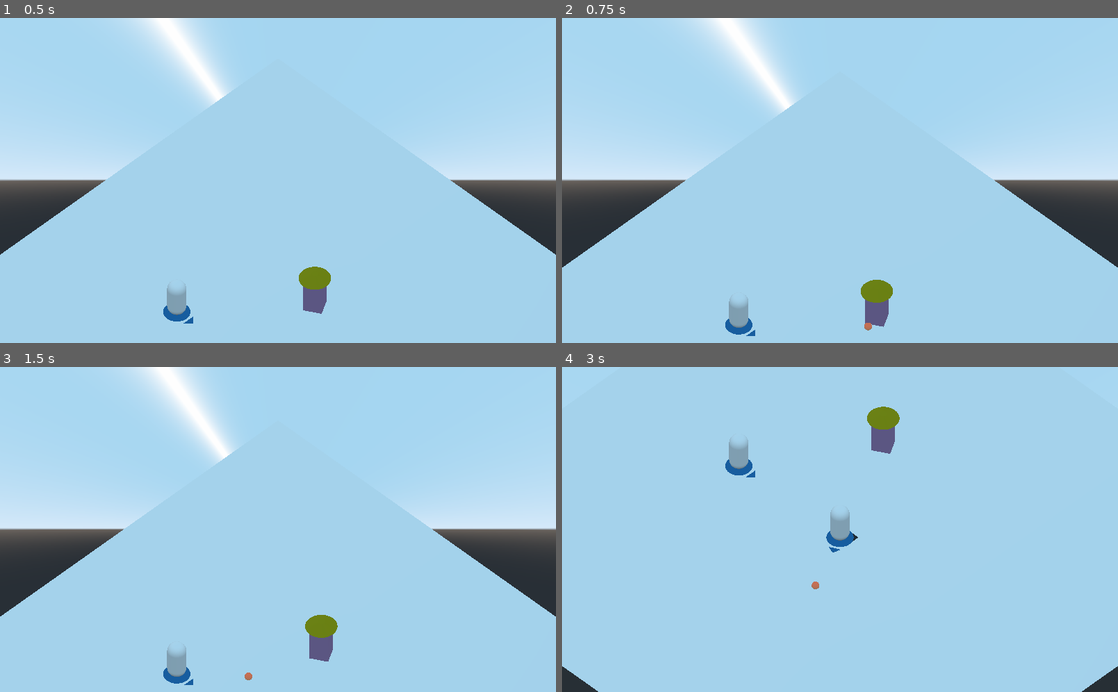
Above: before the commit, frames 1-4 (two rows, left to right).
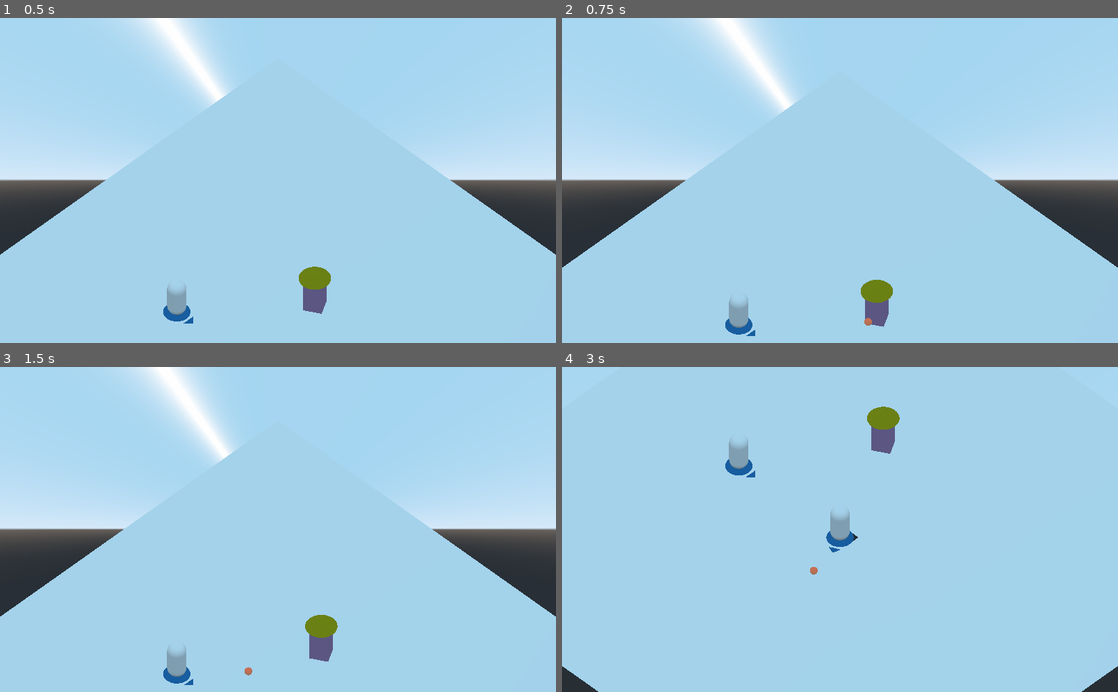
Above: after the commit, the same moments.

Repository: 2BytesGoat/godot-games
Game: Godot game, scene res://World.tscn
Two runs of this game, one before a commit and one after it. Both use one fixed random seed, a clock stepped at 60 frames per second and the inputs below.
Inputs (mouse positions are in pixels of both pictures, inside the frame that each line leads up to):
- Up to frame 1 (0.5 s): no input
- Up to frame 2 (0.75 s): move the mouse to (962, 164) at 0.52 s; tap Q (cast_spell_1) at 0.6 s
- Up to frame 3 (1.5 s): tap Enter at 1.25 s; move the mouse to (166, 545) at 1.27 s; tap Q (cast_spell_1) at 1.35 s
- Up to frame 4 (3 s): move the mouse to (895, 458) at 2.02 s; right-click (895, 458) at 2.1 s; tap Q (cast_spell_1) at 2.3, 2.85 s; tap Space at 2.75 s; move the mouse to (812, 594) at 2.77 s

Frame 1 is identical in both runs. In frame 2, less than 0.1% of the frame differs, in the area x 54-56%, y 92-97%; in frame 3, less than 0.1%; in frame 4, less than 0.1%, in the area x 44-47%, y 61-69%.

Commit message:
Update - shooting projectile straight in front rather than on ground

Diff:
--- a/IHasMagic/Player/Player.gd
+++ b/IHasMagic/Player/Player.gd
@@ -26,7 +26,7 @@
 	update_orientation(target_pos)
 	var new_projectile = Projectile.instance()
 	projectile_spwan.add_child(new_projectile)
-	new_projectile.look_at(target_pos, Vector3.UP)
+	target_pos.y = global_transform.origin.y
 	new_projectile.launch()
 
 func _physics_process(delta):
--- a/IHasMagic/Player/PlayerCamera.gd
+++ b/IHasMagic/Player/PlayerCamera.gd
@@ -6,7 +6,6 @@
 const world_colision_mask = 1
 const player_colision_mask = 10
 const enemy_colision_mask = 100
-const all_colision_mask = 111
 const spawn_point = Vector3(0, 0.1, 7)
 
 onready var camera = $Camera
@@ -59,7 +58,7 @@
 		player_hero.move_to(result.position)
 
 func player_cast_spell(m_pos):
-	var result = raycast_from_mouse(m_pos, world_colision_mask)
+	var result = raycast_from_mouse(m_pos, world_colision_mask + enemy_colision_mask)
 	if result:
 		player_hero.cast_spell(result.position)
 
--- a/IHasMagic/Spells/Projectile.tscn
+++ b/IHasMagic/Spells/Projectile.tscn
@@ -19,6 +19,8 @@
 extents = Vector3( 0.3, 0.3, 0.3 )
 
 [node name="Projectile" type="RigidBody"]
+transform = Transform( -1, 0, -3.25841e-07, 0, 1, 0, 3.25841e-07, 0, -1, 0, 0, 0 )
+gravity_scale = 0.0
 contacts_reported = 1
 contact_monitor = true
 script = ExtResource( 1 )
--- a/IHasMagic/World.tscn
+++ b/IHasMagic/World.tscn
@@ -38,7 +38,6 @@
 transform = Transform( 1, 0, 0, 0, 1, 0, 0, 0, 1, 0, 0, -11 )
 
 [node name="Player" parent="Level" instance=ExtResource( 5 )]
-transform = Transform( 1, 0, 0, 0, 1, 0, 0, 0, 1, 0, 0, 0 )
 
 [node name="KinematicBody" parent="Level" instance=ExtResource( 2 )]
 transform = Transform( -0.5, 0, 0.866025, 0, 1, 0, -0.866025, 0, -0.5, 8, 0, -4 )
